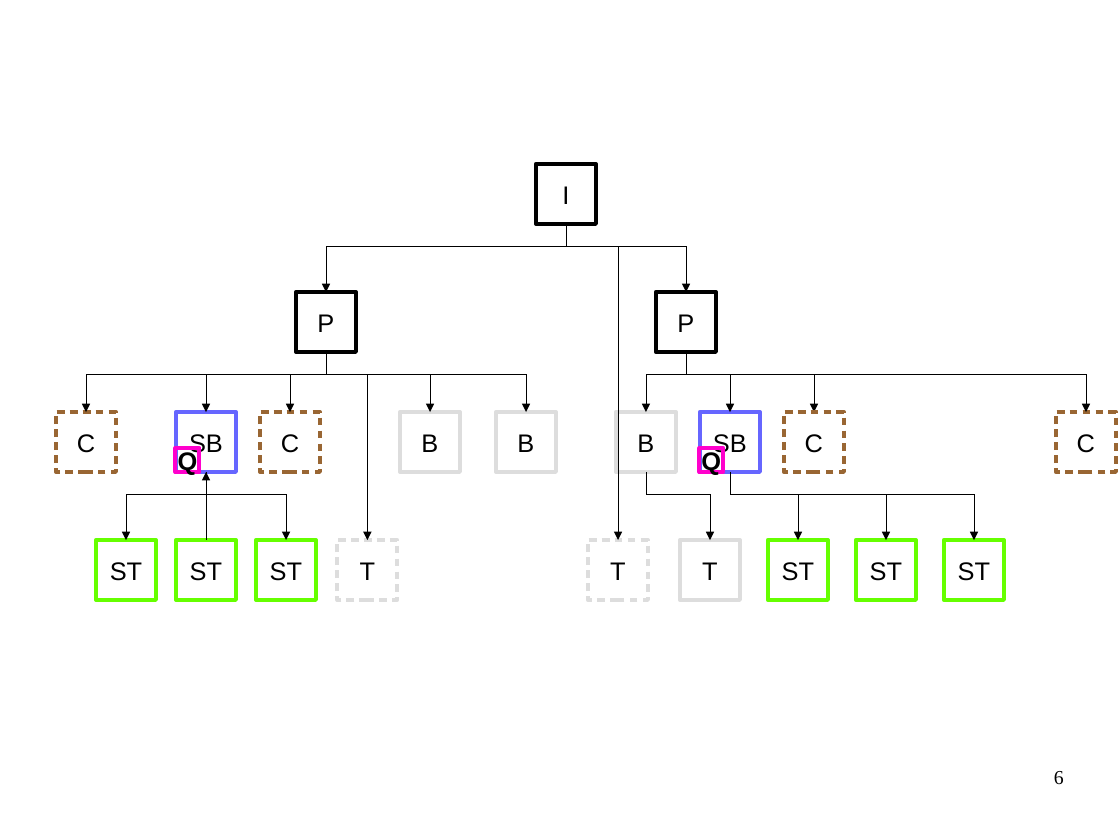
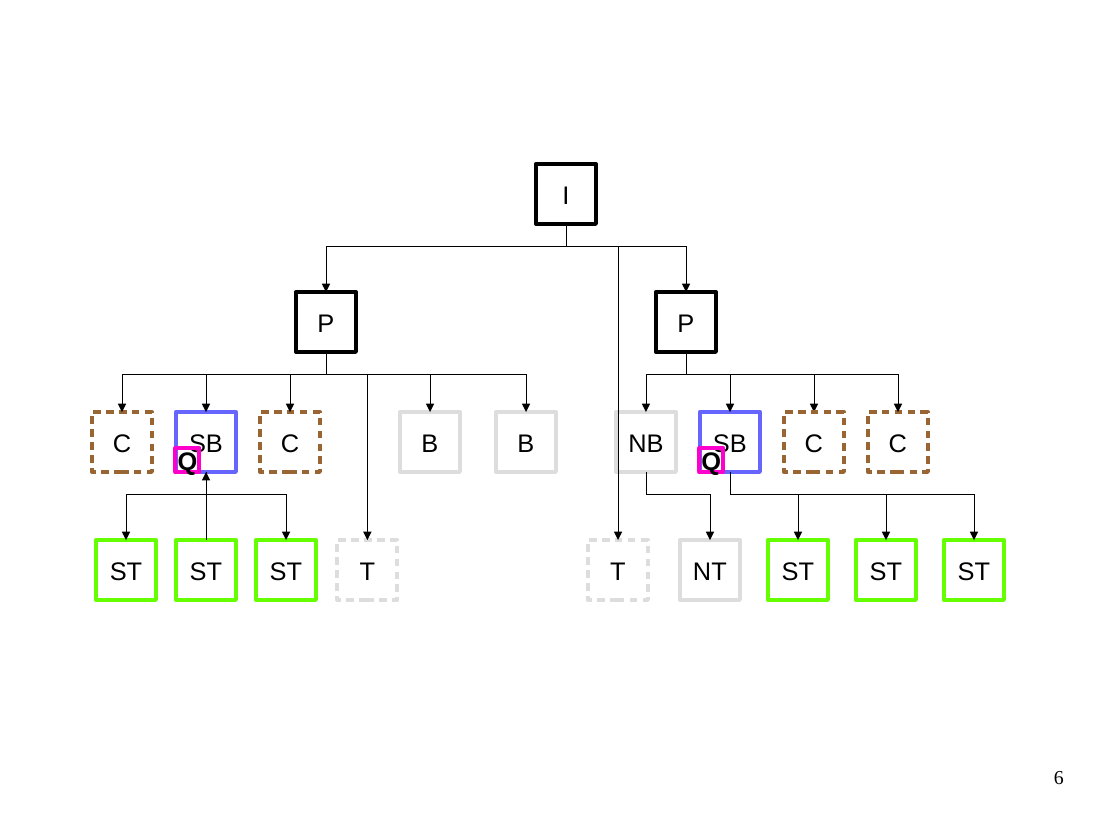
Before and after one commit to crigaud/thesis, a slide deck: slide 6 of chapters/5-knowledge/figs/graph.odp. Drawn at 1120x840 pixels with LibreOffice and Linux fonts; fonts in the diff are those of the drawing. Boxes give left, top, right and bottom in pixels: in the first picture for what was removed or moved away, otherwise in the second. Text is boxed around its words. In the diff, an @@ line names an element or a change of style, - is before the commit and + after.

```diff
--- a/chapters/5-knowledge/figs/graph.odp
+++ b/chapters/5-knowledge/figs/graph.odp
@@ elbow arrow moved from (326, 352) - (86, 413) to (326, 352) - (122, 413) @@
@@ elbow arrow moved from (686, 352) - (1086, 413) to (686, 352) - (898, 413) @@
@@ rectangle "C": place and size @@
-rectangle "C" at [56,413,116,473]
+rectangle "C" at [92,413,152,473]
@@ rectangle "C": place and size @@
-rectangle "C" at [1056,413,1116,473]
+rectangle "C" at [868,413,928,473]
@@ text in rectangle at [628,434,663,452]: text changed @@
-B
+NB
@@ text in rectangle at [693,562,727,580]: text changed @@
-T
+NT
```
Also in this commit, not shown: 4 other slides changed, 19 other files.
